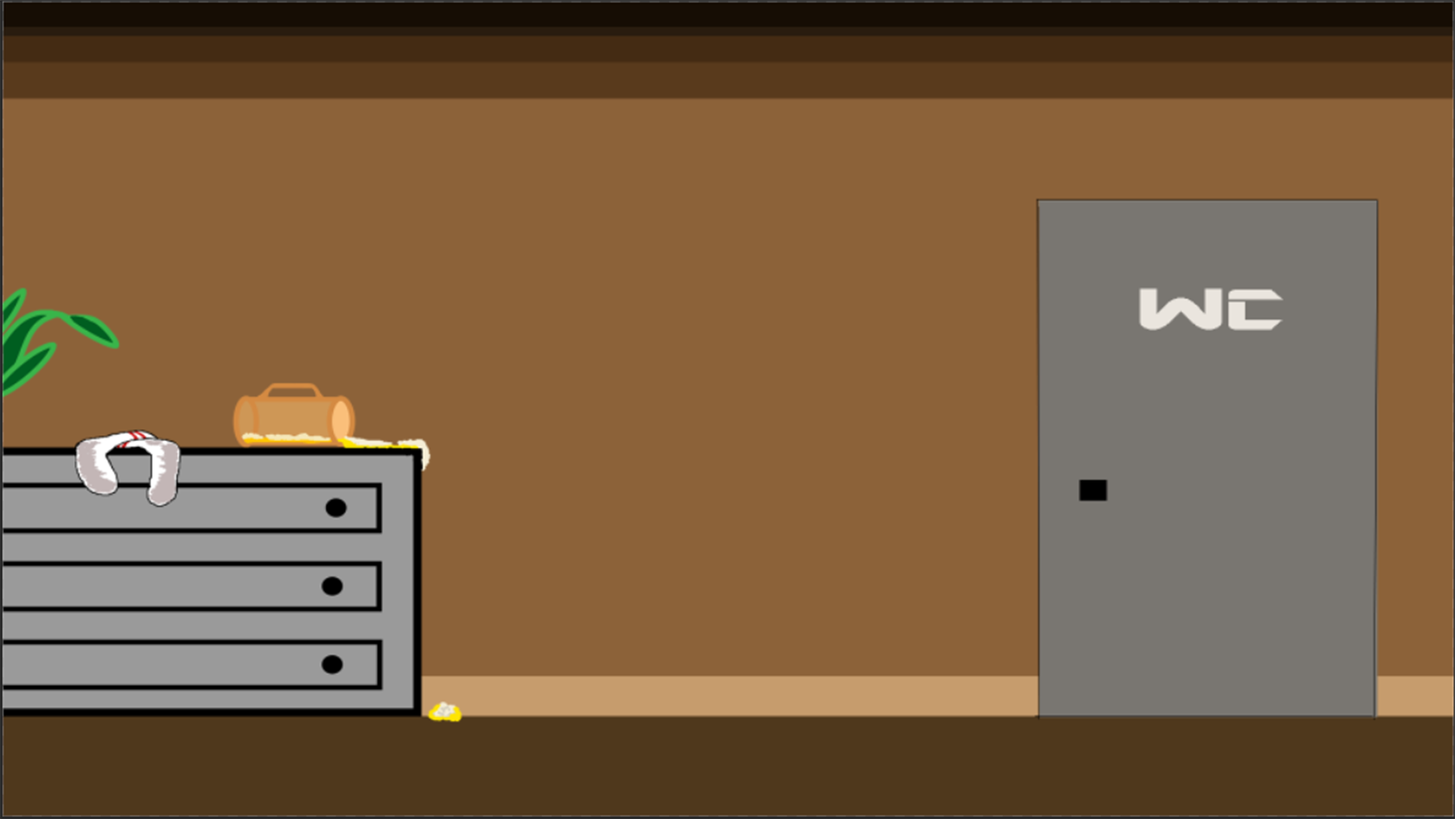
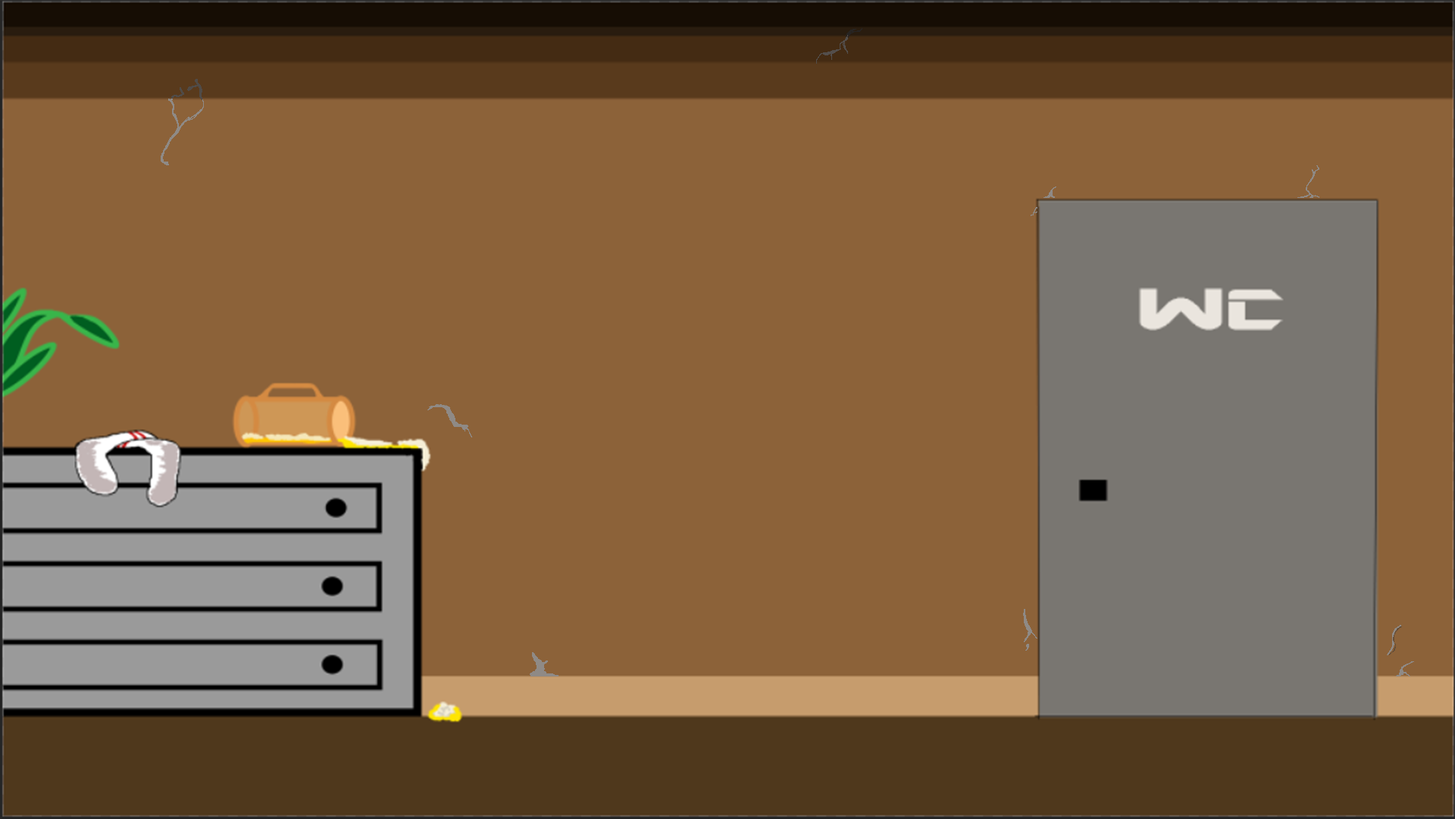
Comparing the layer stacks of the two 1455×819 images. Changes:
added layer "C B 2" (1st of 2) above "C B 2" over (0, 0, 1455, 819)
